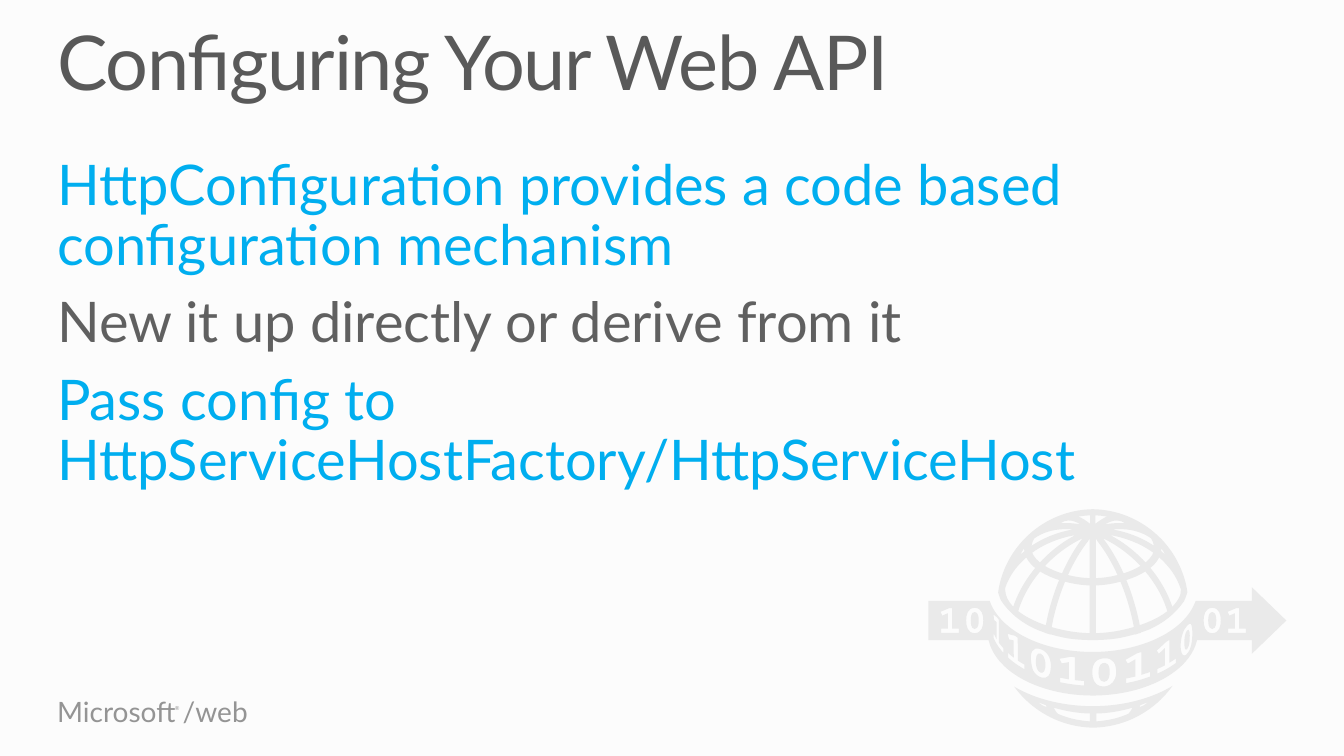
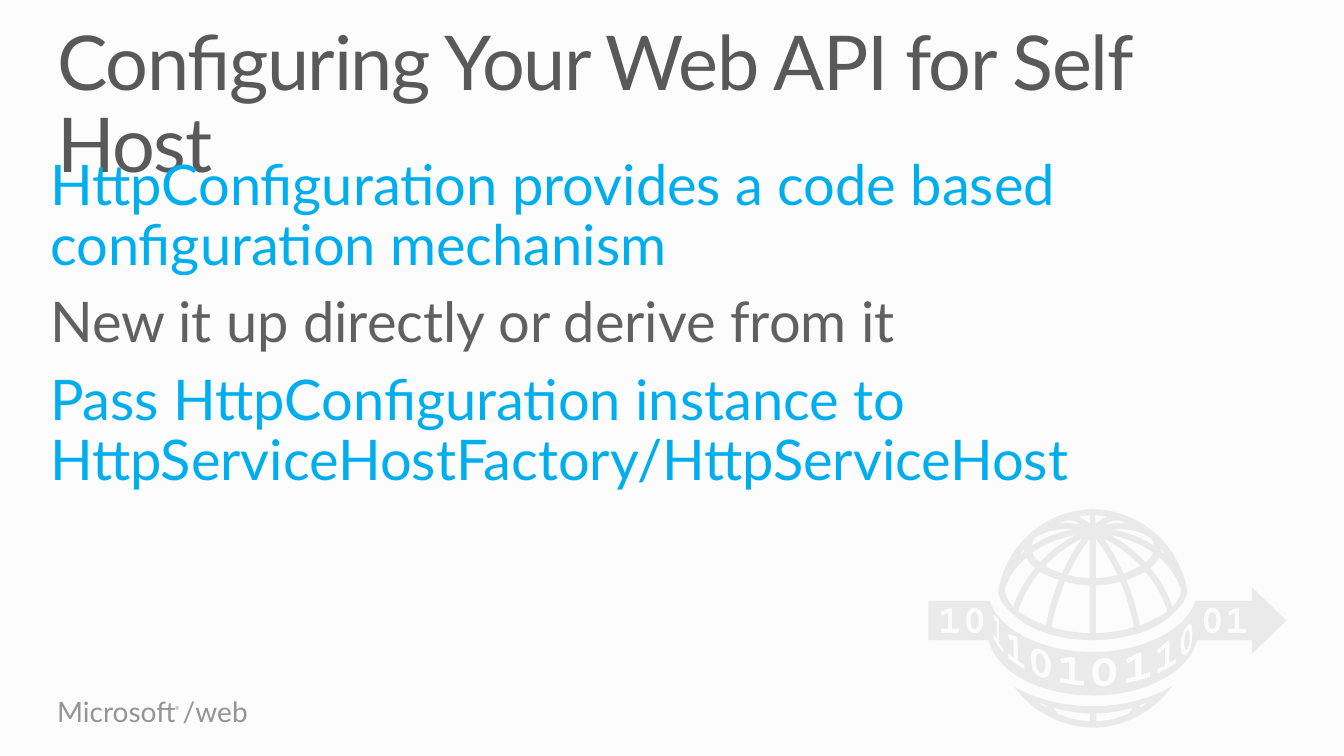
Before and after one commit to Microsoft-Web/WebTK-Presentations, a slide deck: slide 28 of AddingWebApiToASPNETSite/AddingWebApiToASPNETSite.pptx. Drawn at 1344x756 pixels with LibreOffice and Linux fonts; fonts in the diff are those of the drawing. Boxes give left, top, right and bottom in pixels: in the first picture for what was removed or moved away, otherwise in the second. Text is boxed around its words. In the diff, an @@ line names an element or a change of style, - is before the commit and + after.

```diff
--- a/AddingWebApiToASPNETSite/AddingWebApiToASPNETSite.pptx
+++ b/AddingWebApiToASPNETSite/AddingWebApiToASPNETSite.pptx
@@ title at (57, 34, 1134, 186): text changed @@
-Configuring Your Web API
+Configuring Your Web API for Self Host
@@ text "HttpConfiguration provides a code based ...": place and size @@
-text "HttpConfiguration provides a code based ..." at (57, 163, 1075, 490)
+text "HttpConfiguration provides a code based ..." at (50, 156, 1068, 490)
@@ text at (50, 378, 1068, 490): text changed @@
-Pass config to HttpServiceHostFactory/HttpServiceHost
+Pass HttpConfiguration instance to
+HttpServiceHostFactory/HttpServiceHost
```
Also in this commit, not shown: 2 other slides changed, 3 slides added.
